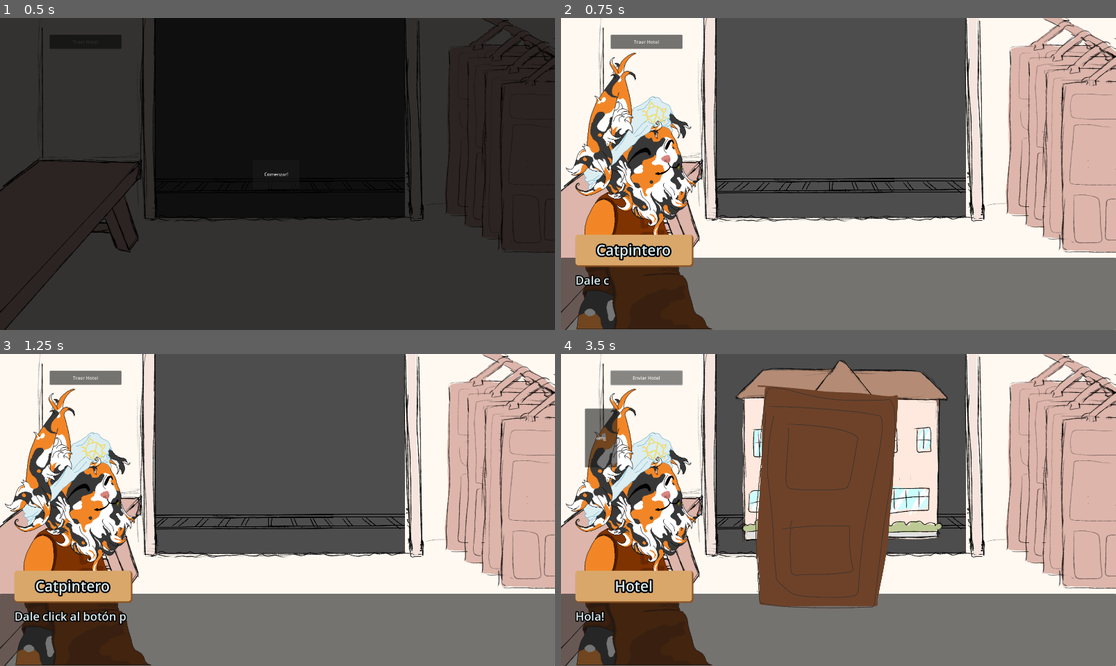
Above: before the commit, frames 1-4 (two rows, left to right).
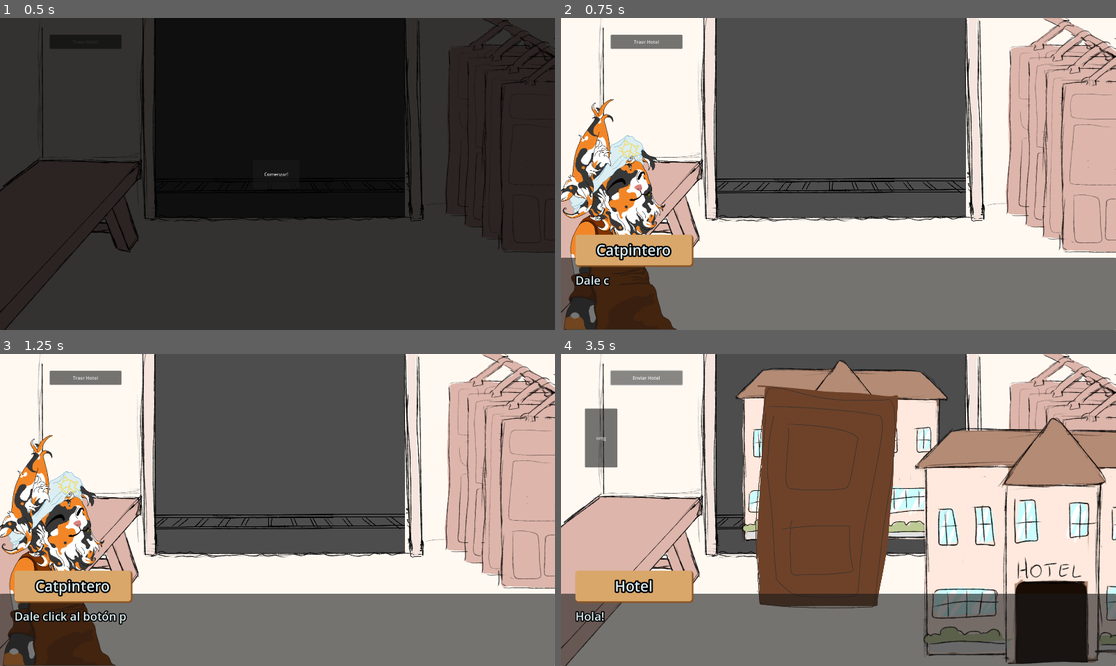
Above: after the commit, the same moments.

Repository: JavierLarre/game-jam-puertas
Game: Godot game, scene res://puertas.tscn
The game is run twice, just before and just after one commit, with the same random seed, the same clock (stepped at 60 frames per second) and the same inputs.
Inputs:
- Up to frame 1 (0.5 s): no input
- Up to frame 2 (0.75 s): click "Comenzar!" at 0.5 s
- Up to frame 3 (1.25 s): no input
- Up to frame 4 (3.5 s): click "Traer Hotel" at 1.25 s; click "Traer Hotel" at 2 s; click "Traer Hotel" at 2.75 s

Frame 1 is identical in both runs. In frame 2, 9.6% of the frame differs, in the area x 0-28%, y 11-100%; in frame 3, 9.4%; in frame 4, 30%, in the area x 0-100%, y 11-100%.

Commit message:
los sprites cambian con los dialogos

Diff:
--- a/dialogue/dialog.tscn
+++ b/dialogue/dialog.tscn
@@ -1,7 +1,6 @@
-[gd_scene load_steps=7 format=3 uid="uid://pu20fbbg122j"]
+[gd_scene load_steps=6 format=3 uid="uid://pu20fbbg122j"]
 
 [ext_resource type="Script" uid="uid://t8iqf6ew8740" path="res://dialogue/dialog.gd" id="1_fhvxk"]
-[ext_resource type="PackedScene" uid="uid://cncfa2pbvibl4" path="res://catpintero.tscn" id="2_j5yfy"]
 [ext_resource type="AudioStream" uid="uid://bc4i0faa5qu6k" path="res://assets/meow.ogg" id="2_usurq"]
 [ext_resource type="AudioStream" uid="uid://rfwg5lpubmrc" path="res://assets/hinge.ogg" id="3_j5yfy"]
 [ext_resource type="Script" uid="uid://bkcuebk6db8v8" path="res://dialogue/debug_say.gd" id="4_6by1v"]
@@ -22,13 +21,6 @@
 content_label = NodePath("Contents/MarginContainer/RichTextLabel")
 meow_sound = NodePath("Meow")
 squeak_sound = NodePath("Hinge")
-
-[node name="Catpintero" parent="." instance=ExtResource("2_j5yfy")]
-offset_left = -12.0
-offset_top = 93.0
-offset_right = -12.0
-offset_bottom = 93.0
-scale = Vector2(1.2, 1.2)
 
 [node name="Contents" type="PanelContainer" parent="."]
 anchors_preset = -1
--- a/dialogue/dialogues/dialogues.gd
+++ b/dialogue/dialogues/dialogues.gd
@@ -26,19 +26,29 @@
 
 func play_dialogue():
 	if dialogue_id >= current_dialogue_group.size():
+		hide_characters()
 		$Dialog.visible = false
 		is_playing_dialogue = false
-		print("hiding!")
 	if not is_playing_dialogue:
 		return
 	var dialogue = current_dialogue_group[dialogue_id]
 	dialogue_id += 1
 	var character_name = dialogue[0]
+	show_character(character_name)
 	var dialogue_text = dialogue[1]
 	var sound_type = dialogue[2]
 	$Dialog.visible = true
 	$Dialog.show_text(character_name, dialogue_text, sound_type)
 
+func hide_characters():
+	$Catpintero.visible = false
+	$Hotel.visible = false
+
+func show_character(character_name: String):
+	if character_name == "Catpintero":
+		$Catpintero.visible = true
+	else:
+		$Hotel.visible = true
 
 func _input(event: InputEvent) -> void:
 	if event is InputEventMouseButton:
--- a/dialogue/dialogues/dialogues.tscn
+++ b/dialogue/dialogues/dialogues.tscn
@@ -1,10 +1,30 @@
-[gd_scene load_steps=3 format=3 uid="uid://emn68ltpry6q"]
+[gd_scene load_steps=5 format=3 uid="uid://emn68ltpry6q"]
 
 [ext_resource type="Script" uid="uid://b8dbdwno7duxk" path="res://dialogue/dialogues/dialogues.gd" id="1_3x4od"]
 [ext_resource type="PackedScene" uid="uid://pu20fbbg122j" path="res://dialogue/dialog.tscn" id="1_qbbjj"]
+[ext_resource type="PackedScene" uid="uid://cncfa2pbvibl4" path="res://catpintero.tscn" id="3_yu45q"]
+[ext_resource type="Texture2D" uid="uid://c3bxk0e6iioru" path="res://assets/hotel.png" id="4_5erkb"]
 
-[node name="Dialogues" type="Node"]
+[node name="Dialogues" type="CanvasLayer"]
+layer = 2
 script = ExtResource("1_3x4od")
+
+[node name="Catpintero" parent="." instance=ExtResource("3_yu45q")]
+visible = false
+offset_left = -45.0
+offset_top = 258.0
+offset_right = 68.0
+offset_bottom = 368.0
+
+[node name="Hotel" type="TextureRect" parent="."]
+visible = false
+offset_left = 1201.0
+offset_top = 182.0
+offset_right = 2220.0
+offset_bottom = 1111.0
+texture = ExtResource("4_5erkb")
+expand_mode = 1
+stretch_mode = 5
 
 [node name="Dialog" parent="." instance=ExtResource("1_qbbjj")]
 layer = 2
